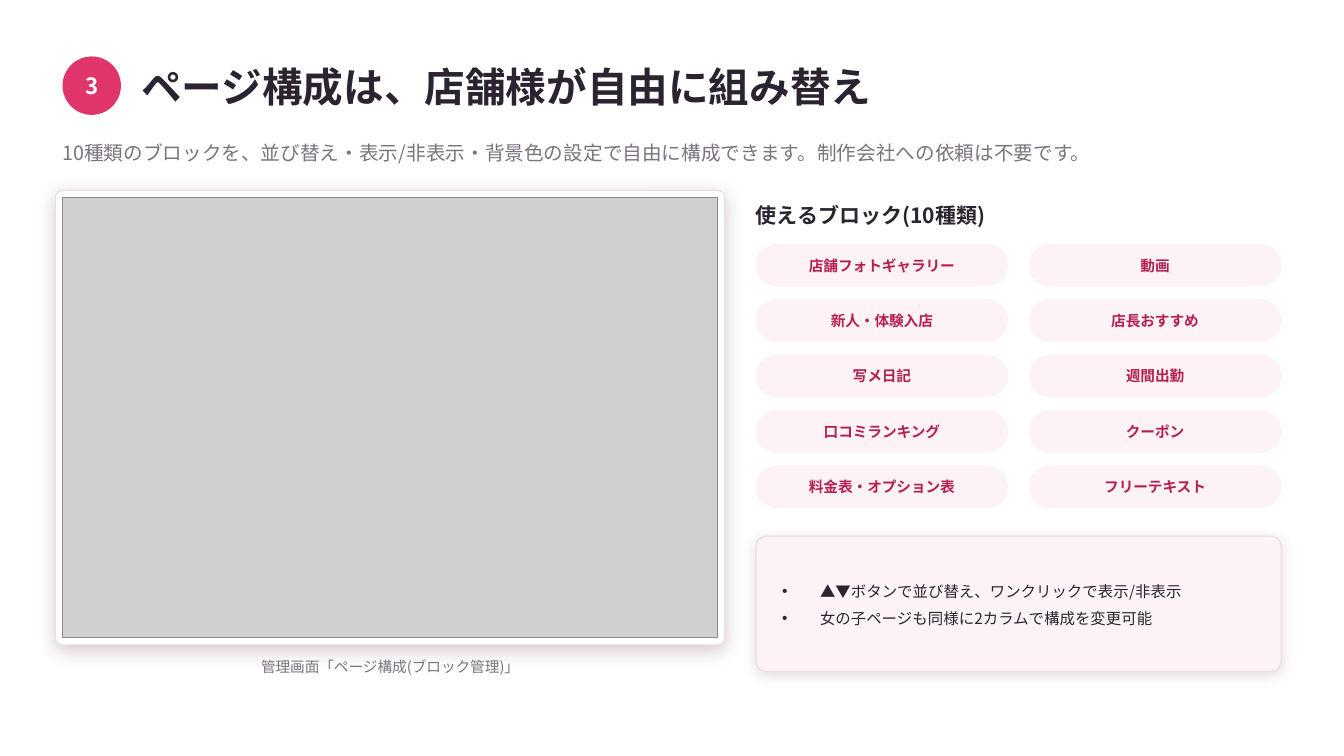
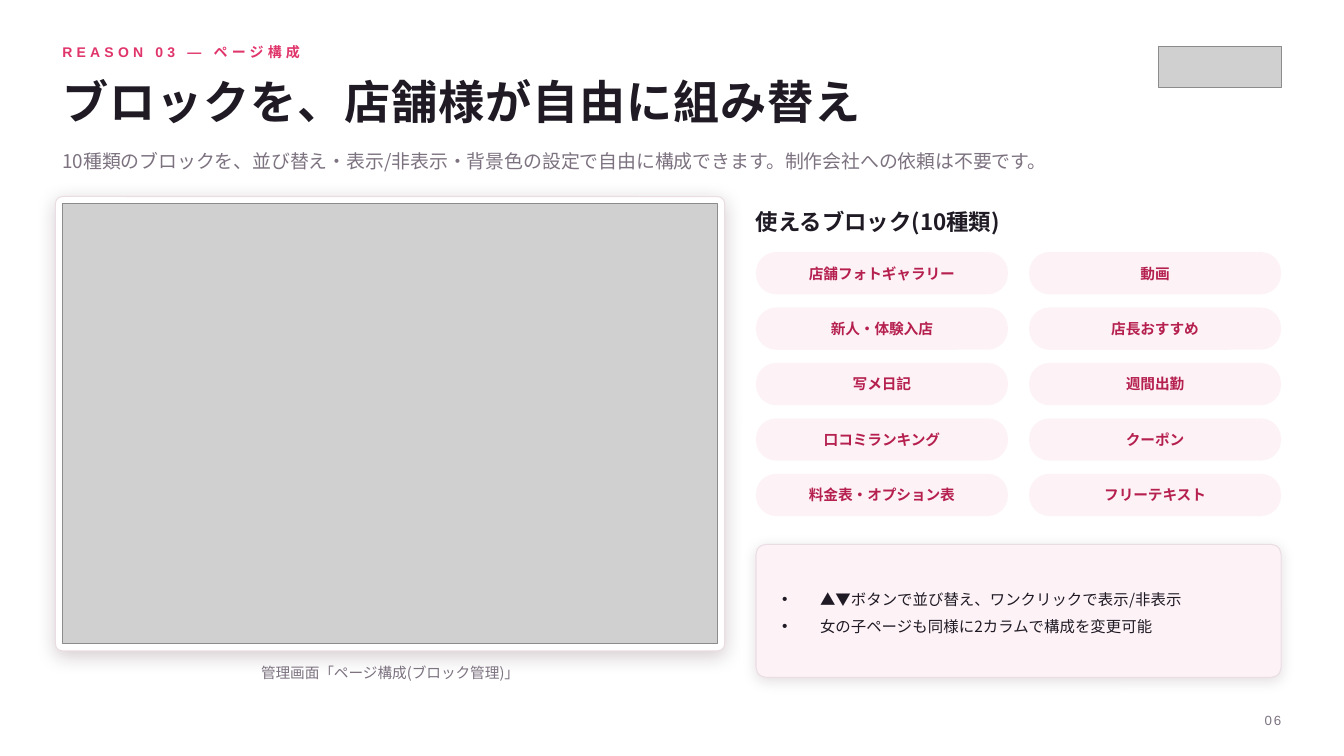
Before and after one commit to kanabun-git/ume, a slide deck: slide 6 of docs/fuzokuzero_sales_deck.pptx. Drawn at 1344x756 pixels with LibreOffice and Linux fonts; fonts in the diff are those of the drawing; grey boxes stand for pictures. Boxes give left, top, right and bottom in pixels: in the first picture for what was removed or moved away, otherwise in the second. Text is boxed around its words. In the diff, an @@ line names an element or a change of style, - is before the commit and + after.

```diff
--- a/docs/fuzokuzero_sales_deck.pptx
+++ b/docs/fuzokuzero_sales_deck.pptx
@@ text added at [62, 45, 300, 59], 10 pt, text #E0356B, bold @@
+REASON 03 — ページ構成
@@ ellipse removed at [63, 56, 121, 115] @@
@@ picture added at [1158, 46, 1281, 88] @@
@@ text at [62, 79, 860, 124]: text changed; size 29 to 33 pt; text colour #2B2430 to #1F1A24 @@
-ページ構成は、店舗様が自由に組み替え
+ブロックを、店舗様が自由に組み替え
@@ text removed at [85, 77, 98, 95] @@
-3
@@ text "10種類のブロックを、並び替え・表示/非表示・背景色の設定で自由に構成できます。制作会社への依頼は不要です。": place and size @@
-text "10種類のブロックを、並び替え・表示/非表示・背景色の設定で自由に構成できます。制作会社への依頼は不要です。" at [62, 143, 1090, 164]
+text "10種類のブロックを、並び替え・表示/非表示・背景色の設定で自由に構成できます。制作会社への依頼は不要です。" at [62, 152, 1046, 172]
@@ text "10種類のブロックを、並び替え・表示/非表示・背景色の設定で自由に構成できます。制作会社への依頼は不要です。" at [62, 152, 1046, 172]: size 14 to 13.5 pt; line spacing 1 to 1.2; vertical alignment middle to top @@
@@ 1 picture, 1 text, 1 rounded rectangle: place and size @@
-1 picture, 1 text, 1 rounded rectangle at [55, 191, 725, 675]
+1 picture, 1 text, 1 rounded rectangle at [55, 197, 725, 681]
@@ rounded rectangle at [55, 197, 725, 651]: outline #EDDCE4 0.75 pt to #EBDDE4 0.75 pt; shadow changed @@
@@ text "使えるブロック(10種類)" at [756, 211, 1000, 235]: size 15 to 16 pt, text colour #2B2430 to #1F1A24 @@
@@ 11 texts, 11 rounded rectangles: place and size @@
-11 texts, 11 rounded rectangles at [756, 244, 1281, 671]
+11 texts, 11 rounded rectangles at [756, 252, 1281, 678]
@@ fill #FDF2F6 to #FDF3F7 in 10 elements at [756, 308, 1008, 350], [1029, 308, 1281, 350], [756, 252, 1008, 294], [1029, 252, 1281, 294], [756, 363, 1008, 405], [1029, 363, 1281, 405], [756, 418, 1008, 461], [1029, 418, 1281, 461], [756, 474, 1008, 516], [1029, 474, 1281, 516] @@
@@ rounded rectangle at [756, 544, 1281, 678]: fill #FDF2F6 to #FDF3F7; outline #EDDCE4 0.75 pt to #EBDDE4 0.75 pt; shadow changed; proportions changed @@
@@ text "▲▼ボタンで並び替え、ワンクリックで表示/非表示" at [820, 592, 1181, 634]: text colour #2B2430 to #1F1A24 @@
@@ text added at [1265, 716, 1282, 725], 9.5 pt, text #7C7280 @@
+06
```
Also in this commit, not shown: 13 other slides changed, 8 other files.
